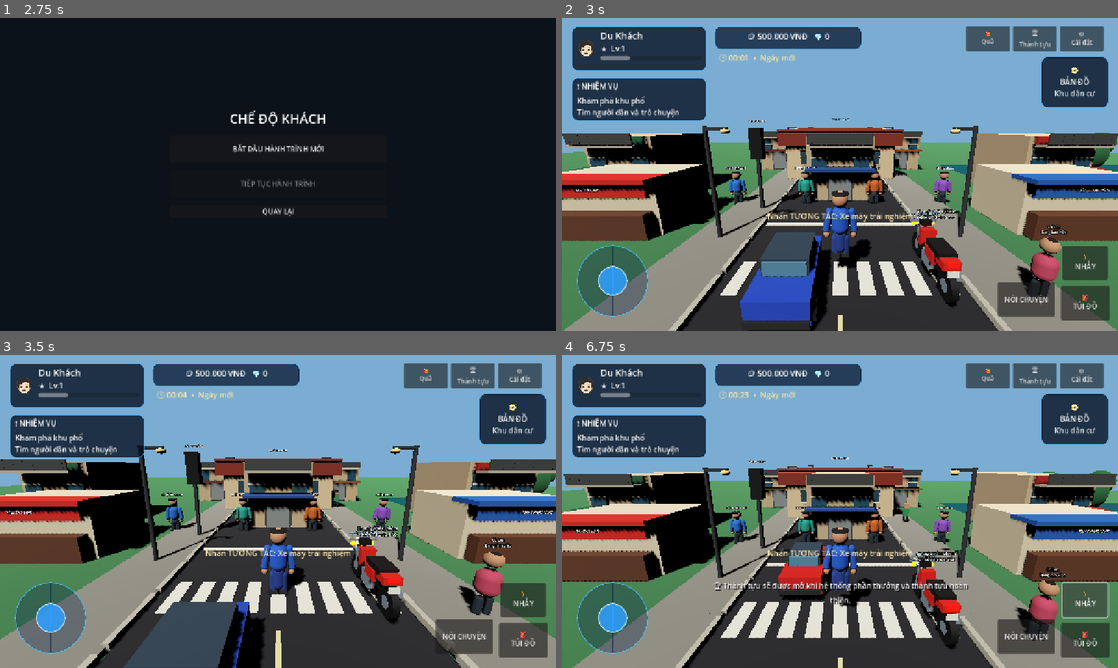
Above: before the commit, frames 1-4 (two rows, left to right).
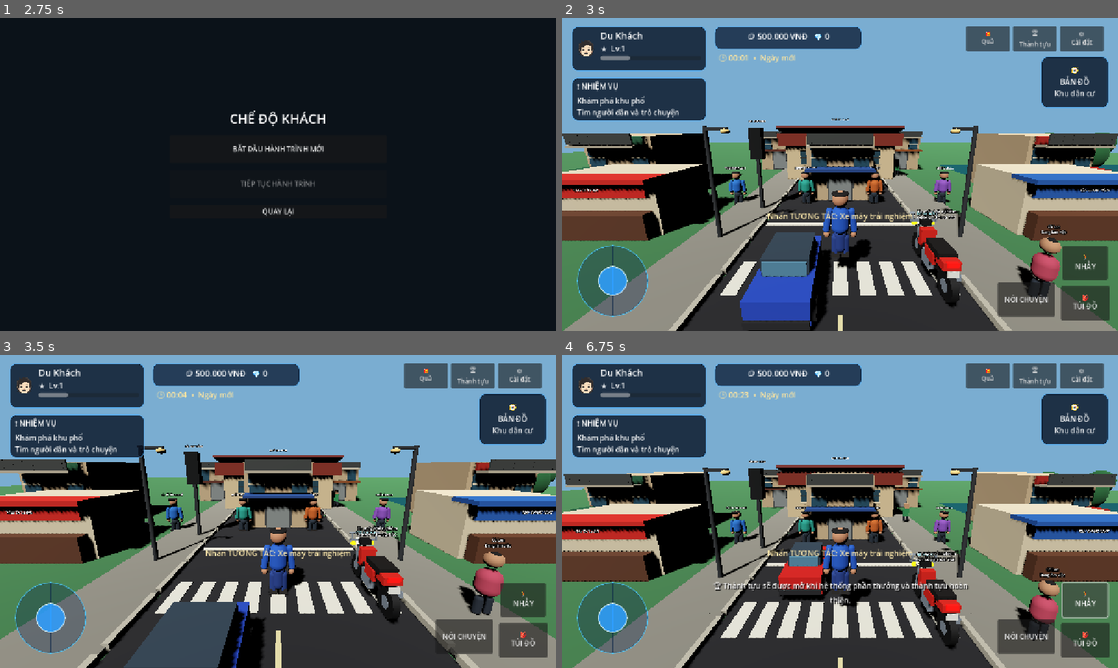
Above: after the commit, the same moments.

Repository: temu838655-dev/Vi-t-Nam-Du-L-ch
Game: Godot game, scene res://scenes/main.tscn
Same seed, same stepped clock (60 frames per second), same inputs: the game is played once before the commit and once after it.
Inputs:
- Up to frame 1 (2.75 s): click "ĐĂNG NHẬP BẰNG GOOGLE" at 0.5 s; click "OK" at 1.25 s; click "CHƠI VỚI TƯ CÁCH KHÁCH" at 2 s
- Up to frame 2 (3 s): click "BẮT ĐẦU HÀNH TRÌNH MỚI" at 2.75 s
- Up to frame 3 (3.5 s): no input
- Up to frame 4 (6.75 s): click "🎁 Quà" at 3.5 s; click "🏆 Thành tựu" at 4.25 s; click "⚙ Cài đặt" at 5 s; click "OK" at 5.75 s; click "🏃 NHẢY" at 6.5 s

Frame 1 is identical in both runs. In frame 2, 0.5% of the frame differs, in the area x 38-63%, y 34-50%; in frame 3, 0.4%; in frame 4, 0.5%, in the area x 38-62%, y 35-38%.

Commit message:
Refine family home pitched roof geometry

Diff:
--- a/Godot/scripts/main.gd
+++ b/Godot/scripts/main.gd
@@ -513,8 +513,8 @@
 		_add_facade_box("FamilyHome_WindowBar_%s" % str(side), Vector3(side * 2.65, 2.05, -4.34), Vector3(1.30, 0.07, 0.06), Color(0.18, 0.18, 0.16))
 		_add_facade_box("FamilyHome_WindowSill_%s" % str(side), Vector3(side * 2.65, 1.48, -4.35), Vector3(1.45, 0.12, 0.22), Color(0.72, 0.65, 0.52))
 	_add_facade_box("FamilyHome_Awning", Vector3(0, 3.25, -4.65), Vector3(4.8, 0.16, 0.72), Color(0.52, 0.20, 0.14))
-	_add_facade_box("FamilyHome_RoofFront", Vector3(0, 4.05, -5.25), Vector3(10.2, 0.18, 2.0), Color(0.42, 0.13, 0.10), -12.0)
-	_add_facade_box("FamilyHome_RoofBack", Vector3(0, 4.05, -10.75), Vector3(10.2, 0.18, 2.0), Color(0.42, 0.13, 0.10), 12.0)
+	_add_facade_box("FamilyHome_RoofFront", Vector3(0, 4.05, -6.0), Vector3(10.2, 0.18, 4.0), Color(0.42, 0.13, 0.10), -12.0)
+	_add_facade_box("FamilyHome_RoofBack", Vector3(0, 4.05, -10.0), Vector3(10.2, 0.18, 4.0), Color(0.42, 0.13, 0.10), 12.0)
 
 	var shop_names := ["TẠP HÓA MINH AN", "CÀ PHÊ PHỐ", "SỬA XE MÁY", "NHÀ PHỐ", "BÚN PHỞ VIỆT"]
 	var sign_colors := [
